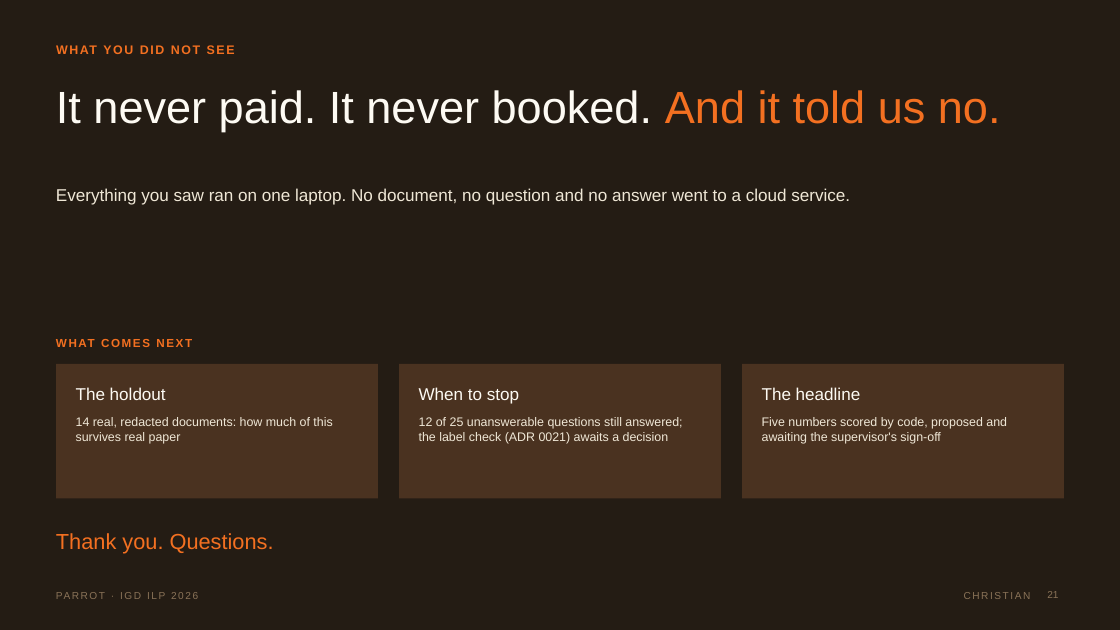
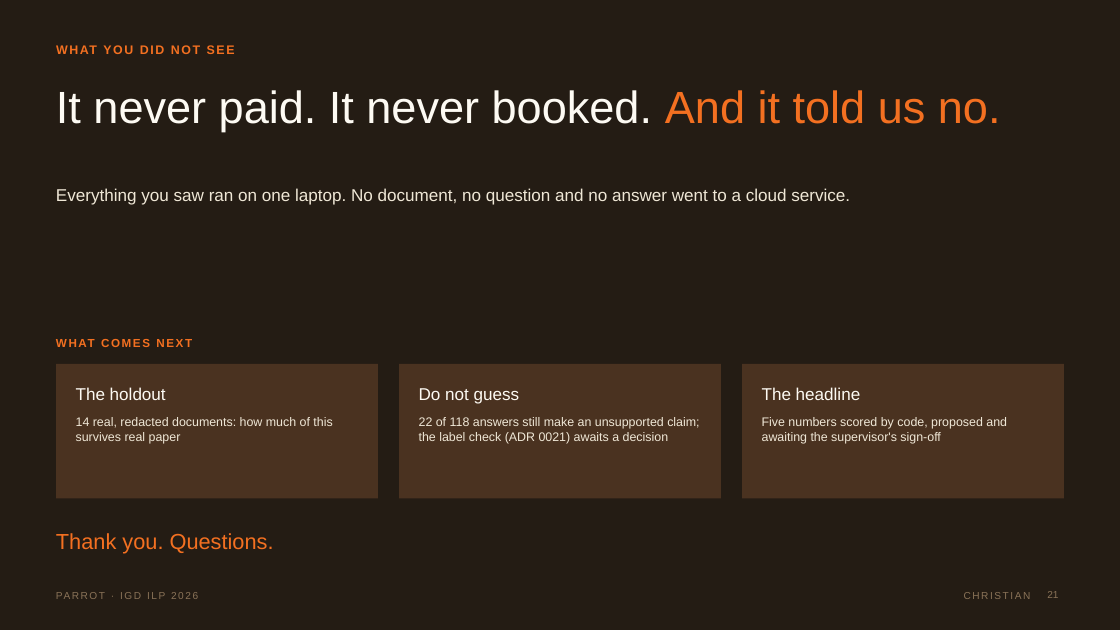
Before and after one commit to feynman82/igd-capstone-2026, a slide deck: slide 21 of docs/report/Project Parrot Final.pptx. Drawn at 1120x630 pixels with LibreOffice and Linux fonts; fonts in the diff are those of the drawing. Boxes give left, top, right and bottom in pixels: in the first picture for what was removed or moved away, otherwise in the second. Text is boxed around its words. In the diff, an @@ line names an element or a change of style, - is before the commit and + after.

```diff
--- a/docs/report/Project Parrot Final.pptx
+++ b/docs/report/Project Parrot Final.pptx
@@ text at (419, 388, 520, 404): text changed @@
-When to stop
+Do not guess
@@ text at (419, 417, 699, 444): text changed @@
-12 of 25 unanswerable questions still answered; the label check (ADR 0021) awaits a decision
+22 of 118 answers still make an unsupported claim; the label check (ADR 0021) awaits a decision
```
Also in this commit, not shown: 3 other slides changed, 15 other files.
